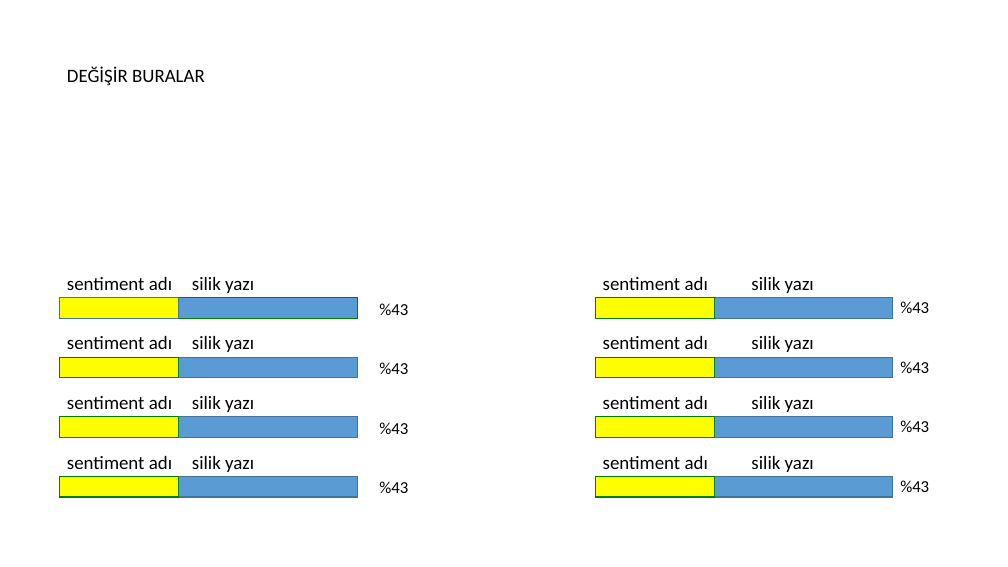
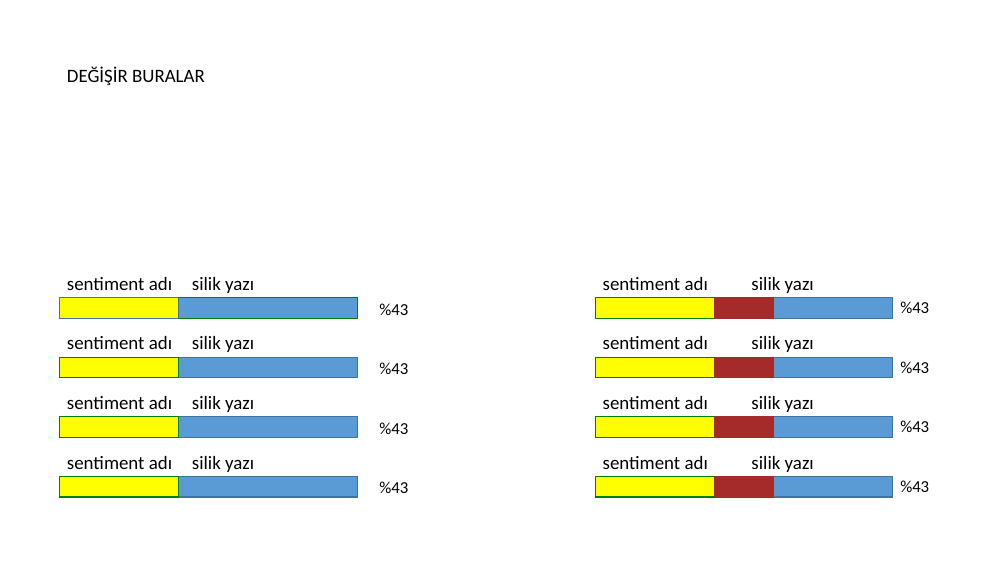
Before and after one commit to cagrimate/gembox-presentation, a slide deck: slide 2 of gemPpt/gemPpt/Created Chart.pptx. Drawn at 1008x567 pixels with LibreOffice and Linux fonts; fonts in the diff are those of the drawing. Boxes give left, top, right and bottom in pixels: in the first picture for what was removed or moved away, otherwise in the second. Text is boxed around its words. In the diff, an @@ line names an element or a change of style, - is before the commit and + after.

```diff
--- a/gemPpt/gemPpt/Created Chart.pptx
+++ b/gemPpt/gemPpt/Created Chart.pptx
@@ rectangle added at [715,298,774,319], fill #A52A2A, outline #A52A2A 1 pt @@
@@ rectangle added at [715,357,774,378], fill #A52A2A, outline #A52A2A 1 pt @@
@@ rectangle added at [715,417,774,438], fill #A52A2A, outline #A52A2A 1 pt @@
@@ rectangle added at [715,476,774,498], fill #A52A2A, outline #A52A2A 1 pt @@
```
Also in this commit, not shown: 6 other files.
